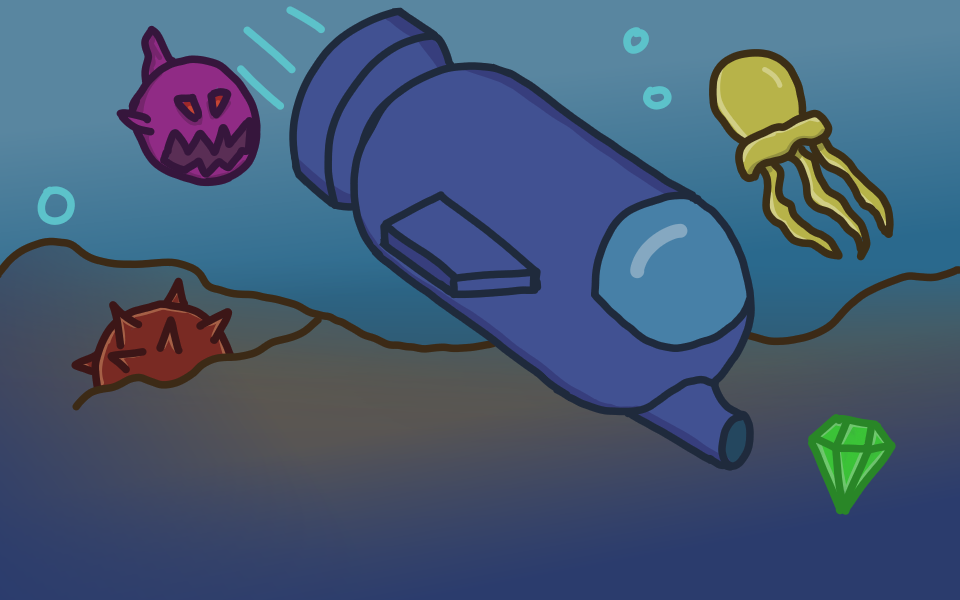
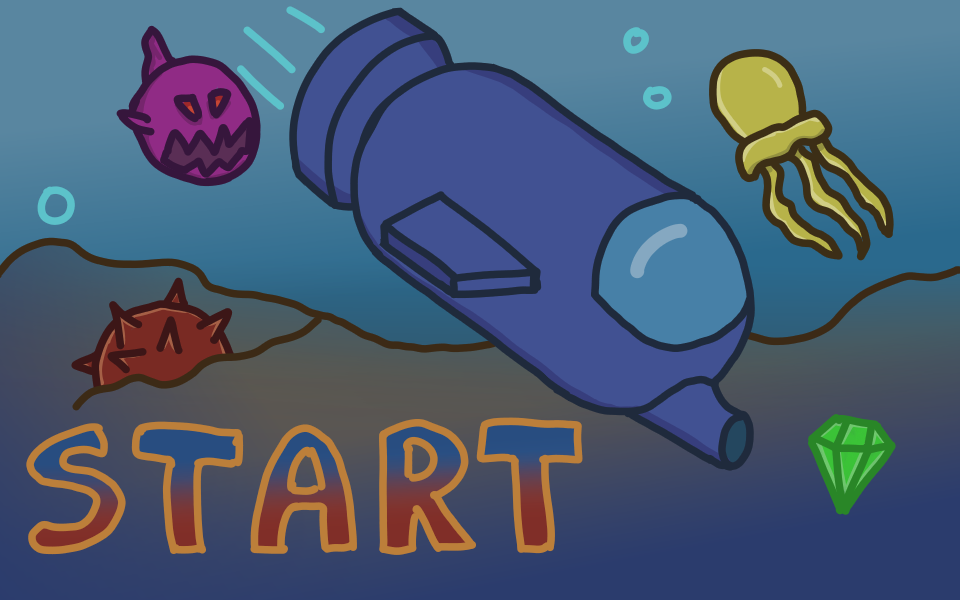
Comparing the layer stacks of the two (960, 600) images. Changes:
painted on "Обычный слой 7" over [256, 417, 583, 512]
painted on "Обычный слой 18" over [256, 417, 583, 512]
painted on "Обычный слой 8" over [35, 417, 582, 448]
showed "Обычный слой 6", painted on it over [26, 417, 583, 555]
showed "Обычный слой 13", painted on it over [26, 417, 583, 555]
painted on "Обычный слой 14" over [26, 417, 583, 555]
painted on "Фон" over [26, 417, 583, 555]
